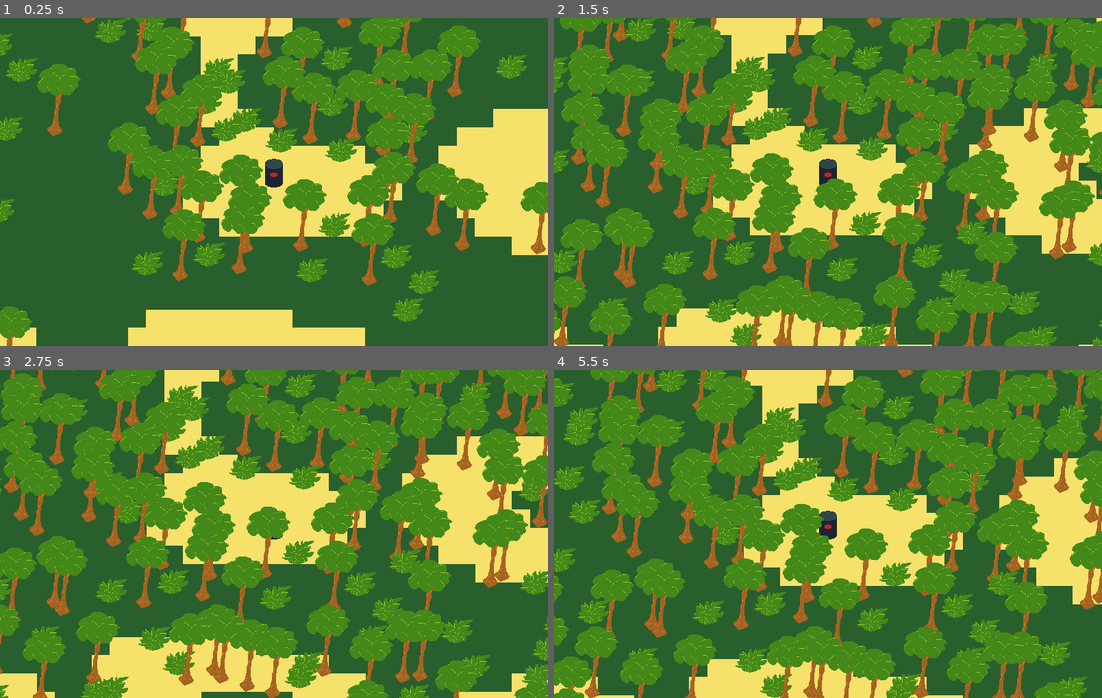
Above: before the commit, frames 1-4 (two rows, left to right).
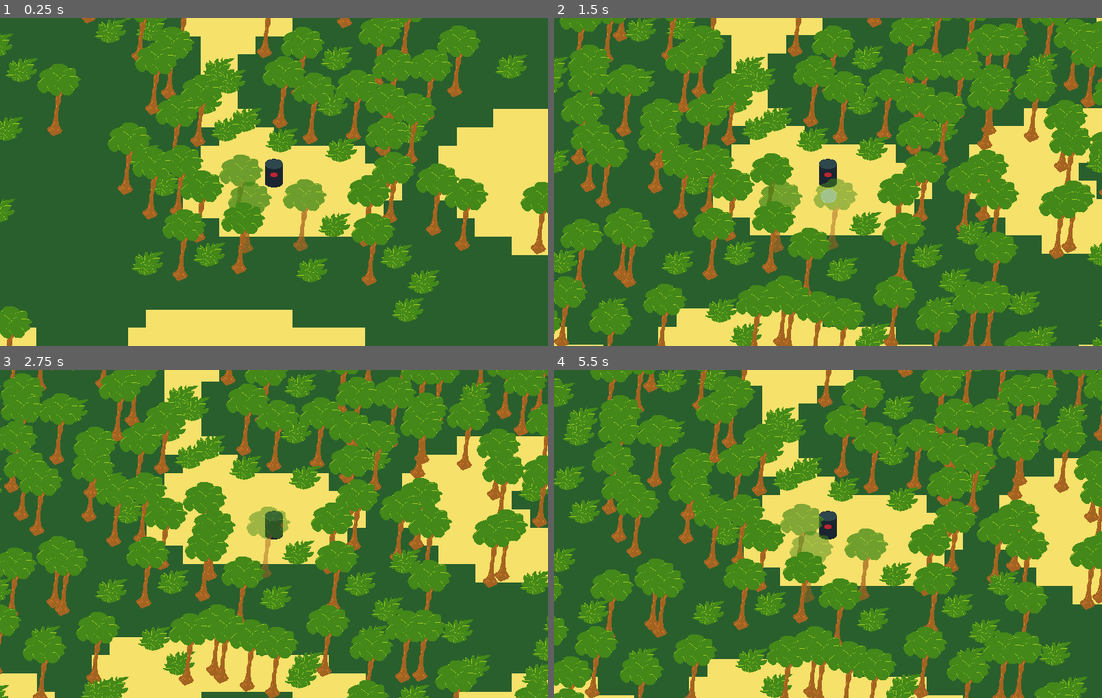
Above: after the commit, the same moments.

Repository: gamkedo-la/Jungle-Adventure
Game: Godot game, scene res://World.tscn
The game is run twice, just before and just after one commit, with the same random seed, the same clock (stepped at 60 frames per second) and the same inputs.
Inputs:
- Up to frame 1 (0.25 s): no input
- Up to frame 2 (1.5 s): hold Right (ui_right) 0.53-1.28 s; tap C (action) at 0.6, 1.35 s; hold Down (ui_down) from 1.28 s (still down)
- Up to frame 3 (2.75 s): release Down (ui_down) at 2.03 s; hold Right (ui_right) from 2.03 s (still down); tap C (action) at 2.1 s
- Up to frame 4 (5.5 s): release Right (ui_right) at 2.78 s; hold Up (ui_up) 2.78-3.53 s; tap C (action) every 0.75 s from 2.85 to 5.1 s; hold Left (ui_left) 3.53-5.03 s; hold Down (ui_down) from 5.03 s (still down)

The runs differ from the first frame. In frame 1, 1.7% of the frame differs, in the area x 40-60%, y 41-72%; in frame 2, 1.1%; in frame 3, 0.7%; in frame 4, 1.7%, in the area x 41-61%, y 40-72%.

Commit message:
Trees become transparent when the player is behind them
- adds Transparent and Opaque animation states
- adds RenderArea2D - is there more automatic way to tie this shape to sprite? done manually rn
- uses self_modulate prop to adjust opacity of tree sprite

Diff:
--- a/Plant/Temp-Tree.tscn
+++ b/Plant/Temp-Tree.tscn
@@ -82,6 +82,39 @@
 "values": [ false ]
 }
 
+[sub_resource type="Animation" id=6]
+resource_name = "Opaque"
+tracks/0/type = "value"
+tracks/0/path = NodePath("Sprite:self_modulate")
+tracks/0/interp = 1
+tracks/0/loop_wrap = true
+tracks/0/imported = false
+tracks/0/enabled = true
+tracks/0/keys = {
+"times": PoolRealArray( 0, 0.5 ),
+"transitions": PoolRealArray( 1, 1 ),
+"update": 0,
+"values": [ Color( 1, 1, 1, 0.501961 ), Color( 1, 1, 1, 1 ) ]
+}
+
+[sub_resource type="Animation" id=5]
+resource_name = "Transparent"
+tracks/0/type = "value"
+tracks/0/path = NodePath("Sprite:self_modulate")
+tracks/0/interp = 1
+tracks/0/loop_wrap = true
+tracks/0/imported = false
+tracks/0/enabled = true
+tracks/0/keys = {
+"times": PoolRealArray( 0, 0.5 ),
+"transitions": PoolRealArray( 1, 1 ),
+"update": 0,
+"values": [ Color( 1, 1, 1, 1 ), Color( 1, 1, 1, 0.501961 ) ]
+}
+
+[sub_resource type="RectangleShape2D" id=4]
+extents = Vector2( 96, 128 )
+
 [node name="Temp-Tree" type="StaticBody2D"]
 script = ExtResource( 2 )
 maxHP = 3
@@ -100,6 +133,8 @@
 autoplay = "Idle"
 anims/Grow = SubResource( 2 )
 anims/Idle = SubResource( 3 )
+anims/Opaque = SubResource( 6 )
+anims/Transparent = SubResource( 5 )
 
 [node name="Area2D" type="Area2D" parent="."]
 collision_layer = 0
@@ -107,4 +142,13 @@
 
 [node name="CollisionShape2D" type="CollisionShape2D" parent="Area2D"]
 shape = SubResource( 1 )
+
+[node name="RenderArea2D" type="Area2D" parent="."]
+visible = false
+
+[node name="CollisionShape2D" type="CollisionShape2D" parent="RenderArea2D"]
+position = Vector2( 8, -97 )
+shape = SubResource( 4 )
 [connection signal="area_entered" from="Area2D" to="." method="_on_Area2D_area_entered"]
+[connection signal="body_entered" from="RenderArea2D" to="." method="_on_RenderArea2D_body_entered"]
+[connection signal="body_exited" from="RenderArea2D" to="." method="_on_RenderArea2D_body_exited"]
--- a/Plant/plant.gd
+++ b/Plant/plant.gd
@@ -21,3 +21,13 @@
 	if hp <= 0:
 		animationPlayer.stop()
 		animationPlayer.play("Grow")
+
+
+func _on_RenderArea2D_body_entered(body):
+	if body.name == "Player" and body.position.y < self.position.y:
+		animationPlayer.play("Transparent")
+
+
+func _on_RenderArea2D_body_exited(body):
+	if body.name == "Player" and body.position.y < self.position.y:
+		animationPlayer.play("Opaque")
Not shown: 1 places in Plant/Temp-Tree.tscn that only renumber resources
